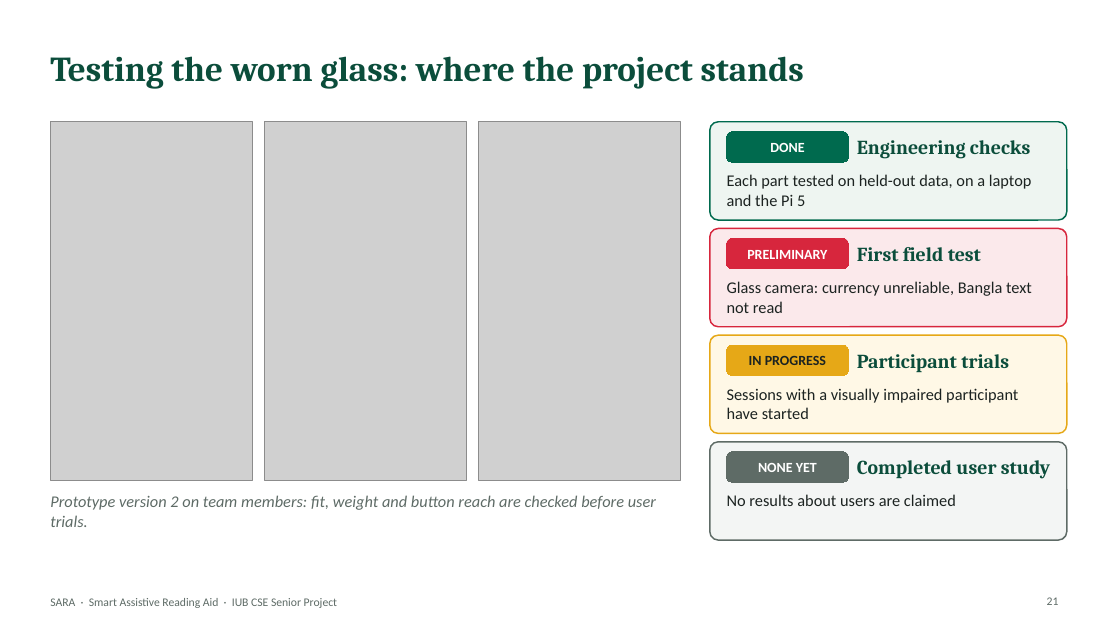
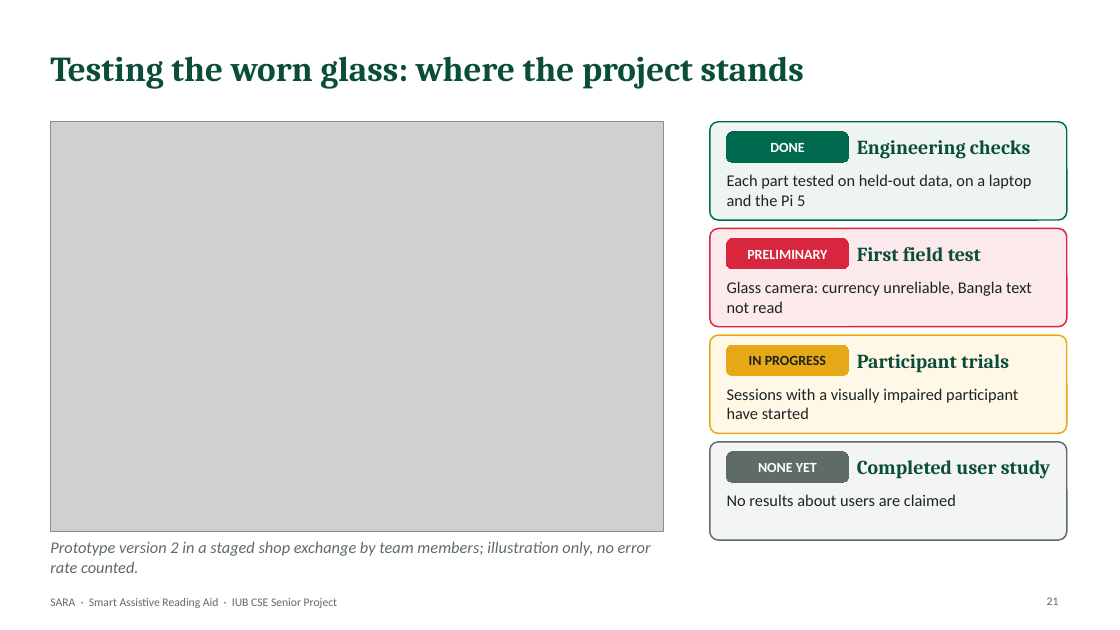
Before and after one commit to aflam330/Senior_project_wearable_glass_for_blind_people_using_ocr_and_ylo, a slide deck: slide 21 of Thesis Report and paper/thesis report/slides/SARA_Presentation_Redesigned.pptx. Drawn at 1120x630 pixels with LibreOffice and Linux fonts; fonts in the diff are those of the drawing; grey boxes stand for pictures. Boxes give left, top, right and bottom in pixels: in the first picture for what was removed or moved away, otherwise in the second. Text is boxed around its words. In the diff, an @@ line names an element or a change of style, - is before the commit and + after.

```diff
--- a/Thesis Report and paper/thesis report/slides/SARA_Presentation_Redesigned.pptx
+++ b/Thesis Report and paper/thesis report/slides/SARA_Presentation_Redesigned.pptx
@@ picture removed at (50,122,252,481) @@
@@ picture added at (50,122,664,532) @@
@@ picture removed at (265,122,466,481) @@
@@ picture removed at (479,122,681,481) @@
@@ text at (50,541,651,573): text changed @@
-Prototype version 2 on team members: fit, weight and button reach are checked before user trials.
+Prototype version 2 in a staged shop exchange by team members; illustration only, no error rate counted.
```
Also in this commit, not shown: 2 other slides changed, 44 other files.
